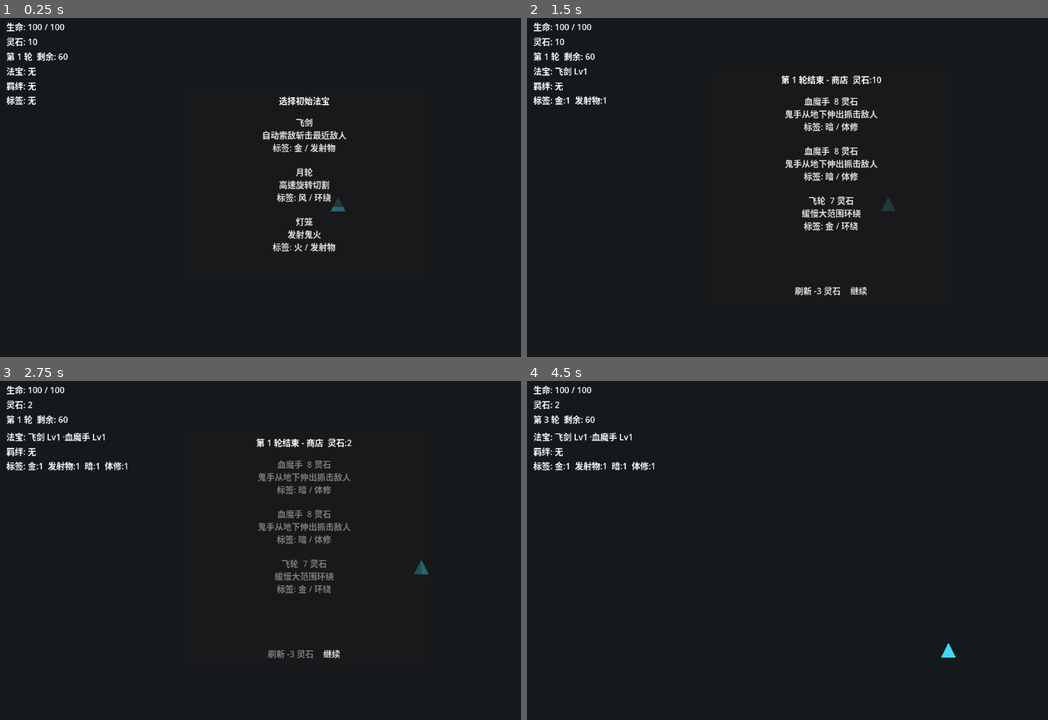
Above: before the commit, frames 1-4 (two rows, left to right).
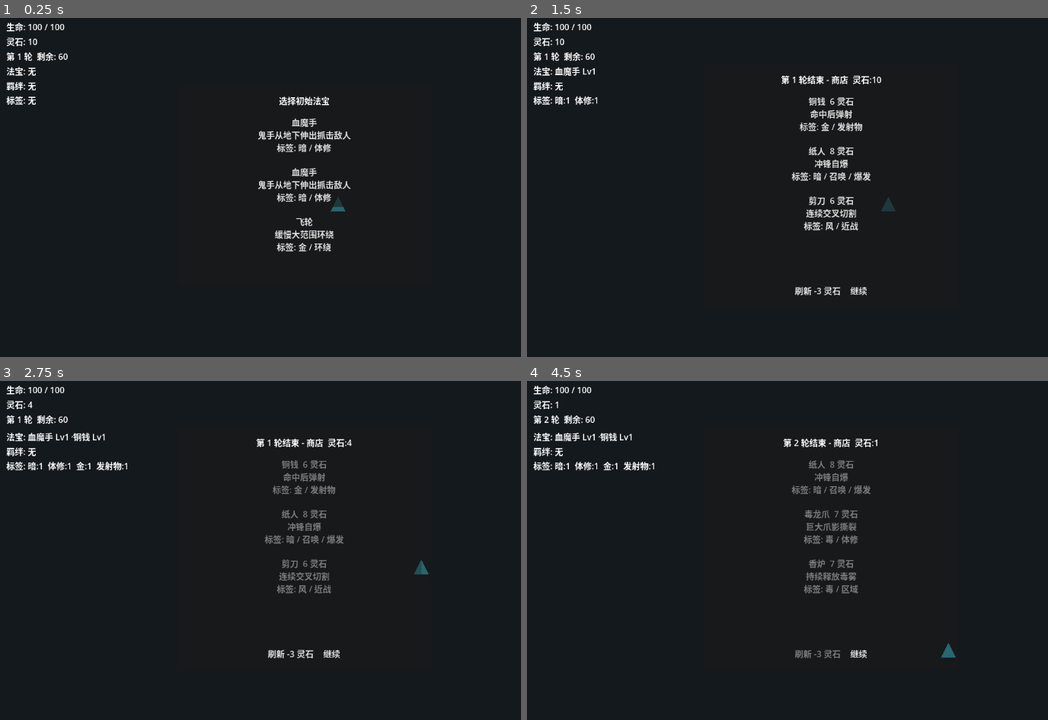
Above: after the commit, the same moments.

Repository: 4everGodK/build-rogue
Game: Godot game, scene res://scenes/Main.tscn
The game is run twice, just before and just after one commit, with the same random seed, the same clock (stepped at 60 frames per second) and the same inputs.
Inputs (mouse positions are in pixels of both pictures, inside the frame that each line leads up to):
- Up to frame 1 (0.25 s): no input
- Up to frame 2 (1.5 s): click (829, 133) at 0.5 s, where only the run before the commit has a clickable "飞剑 自动索敌斩击最近敌人 标签: 金 / 发射物"; tap Enter at 1.25 s; hold Right (ui_right) from 1.28 s (still down); tap T at 1.35 s
- Up to frame 3 (2.75 s): release Right (ui_right) at 2 s; click (302, 475) at 2 s, where only the run before the commit has a clickable "血魔手 8 灵石 鬼手从地下伸出抓击敌人 标签: 暗 / …"
- Up to frame 4 (4.5 s): click "继续" at 2.75 s; hold Down (ui_down) 3.53-4.25 s; tap T at 3.6 s; click "继续" (after the commit: "刷新 -3 灵石") at 4.25 s

The runs differ from the first frame. In frame 1, 1.6% of the frame differs, in the area x 49-68%, y 29-69%; in frame 2, 2.1%; in frame 3, 2.1%; in frame 4, 2.3%, in the area x 3-83%, y 6-82%.

Commit message:
Randomize initial artifact choices

Diff:
--- a/scripts/game_manager.gd
+++ b/scripts/game_manager.gd
@@ -11,7 +11,7 @@
 @export var shop_path: NodePath
 @export var initial_artifact_panel_path: NodePath
 @export var synergy_manager_path: NodePath
-@export var initial_artifact_ids: Array[String] = ["flying_sword", "moon_wheel", "lantern"]
+@export var initial_artifact_offer_count: int = 3
 
 var player: Player
 var spawner: EnemySpawner
@@ -87,10 +87,7 @@
 	shop_panel.open_shop(wave, ArtifactCatalog.random_offer(3), player.gold, reroll_cost)
 
 func _open_initial_artifact_selection() -> void:
-	var offers: Array[Dictionary] = []
-	for id in initial_artifact_ids:
-		offers.append(ArtifactCatalog.get_artifact(id))
-	initial_artifact_panel.open_choices(offers)
+	initial_artifact_panel.open_choices(ArtifactCatalog.random_offer(initial_artifact_offer_count))
 
 func _on_initial_artifact_selected(artifact: Dictionary) -> void:
 	initial_artifact_panel.close_choices()
